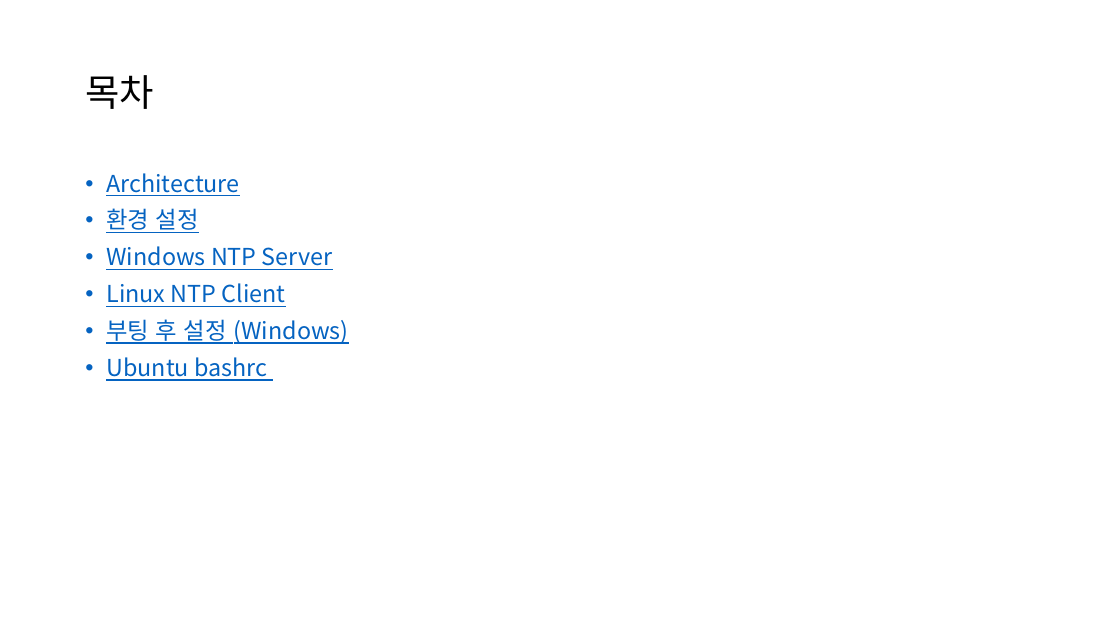
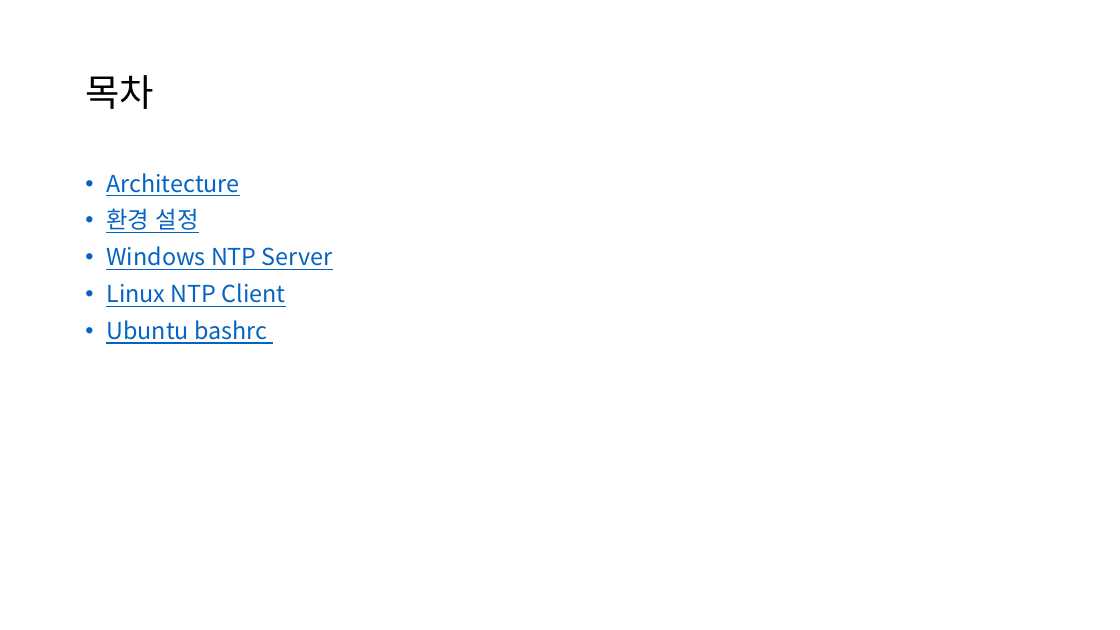
Before and after one commit to UnstructuredWork/udp_client, a slide deck: slide 2 of doc/time_synchronization.pptx. Drawn at 1120x630 pixels with LibreOffice and Linux fonts; fonts in the diff are those of the drawing. Boxes give left, top, right and bottom in pixels: in the first picture for what was removed or moved away, otherwise in the second. Text is boxed around its words. In the diff, an @@ line names an element or a change of style, - is before the commit and + after.

Commit message:
레지스트리 편집기 및 w32time 설정 자동화 추가

```diff
--- a/doc/time_synchronization.pptx
+++ b/doc/time_synchronization.pptx
@@ text at <box>106,319,349,344</box>: paragraph removed @@
-• 부팅 후 설정 (Windows)
```
Also in this commit, not shown: 3 other slides changed, 1 slide added, 1 slide removed.
